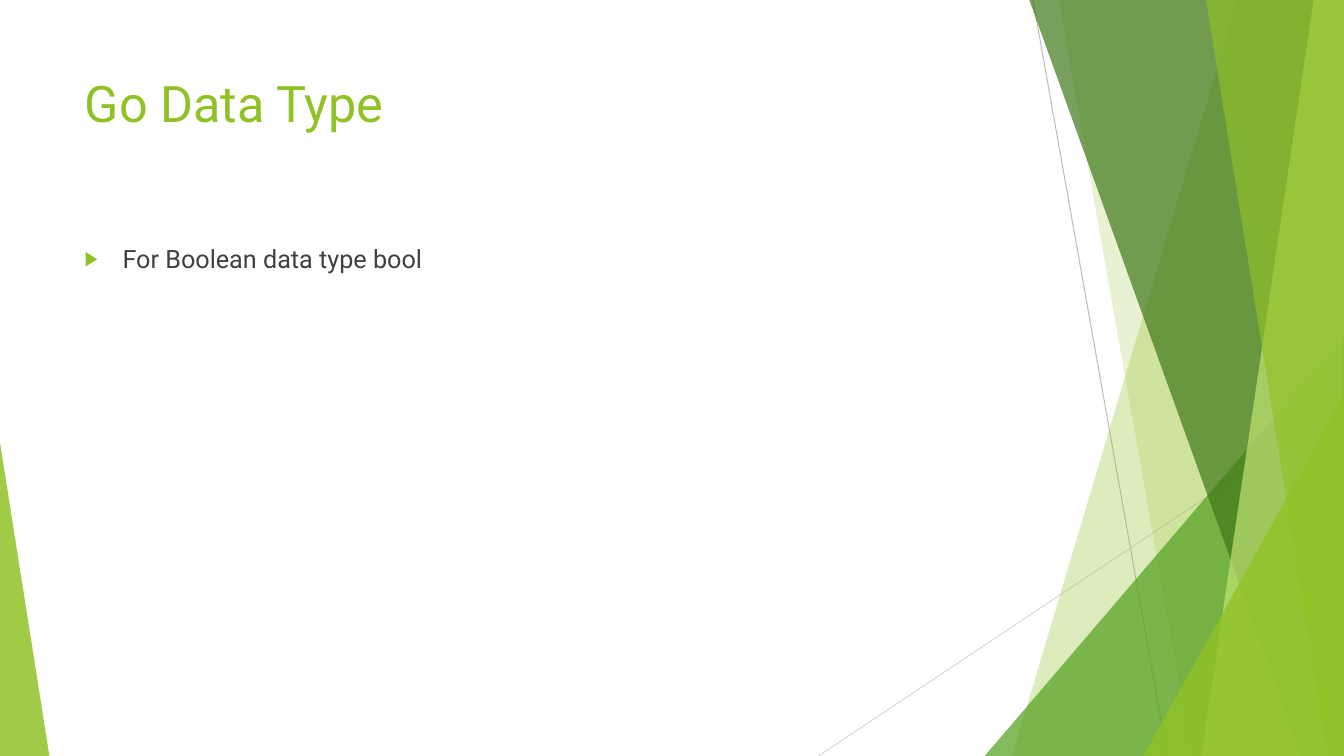
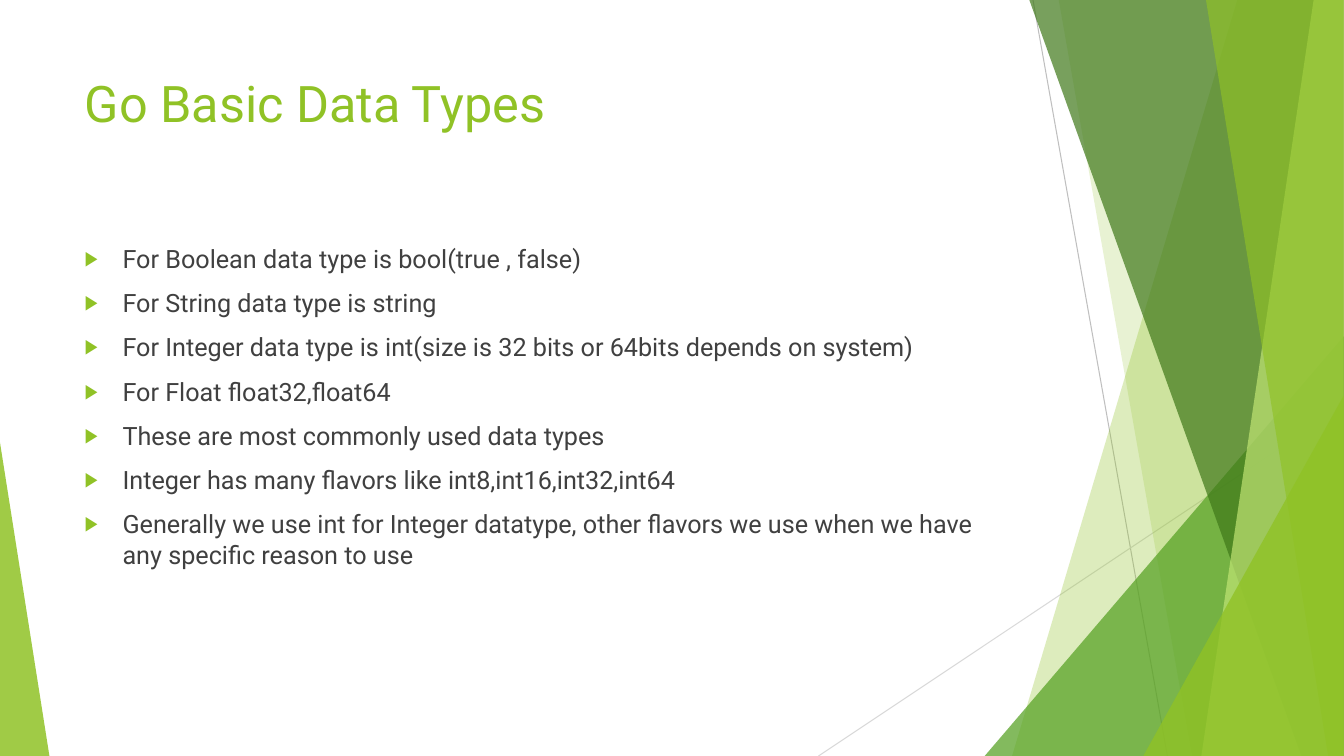
Before and after one commit to vivekdubeydeveloper/goquickstart, a slide deck: slide 12 of goquickstart.pptx. Drawn at 1344x756 pixels with LibreOffice and Linux fonts; fonts in the diff are those of the drawing. Boxes give left, top, right and bottom in pixels: in the first picture for what was removed or moved away, otherwise in the second. Text is boxed around its words. In the diff, an @@ line names an element or a change of style, - is before the commit and + after.

```diff
--- a/goquickstart.pptx
+++ b/goquickstart.pptx
@@ title at box(85, 85, 545, 133): text changed @@
-Go Data Type
+Go Basic Data Types
@@ text at box(123, 248, 972, 570): text changed @@
-▶ For Boolean data type bool
+▶ For Boolean data type is bool(true , false)
+▶ For String data type is string
+▶ For Integer data type is int(size is 32 bits or 64bits depends on system)
+▶ For Float float32,float64
+▶ These are most commonly used data types
+▶ Integer has many flavors like int8,int16,int32,int64
+▶ Generally we use int for Integer datatype, other flavors we use when we have any specific reason to use
```
Also in this commit, not shown: 1 other slide changed, 6 slides added, 5 other files.
